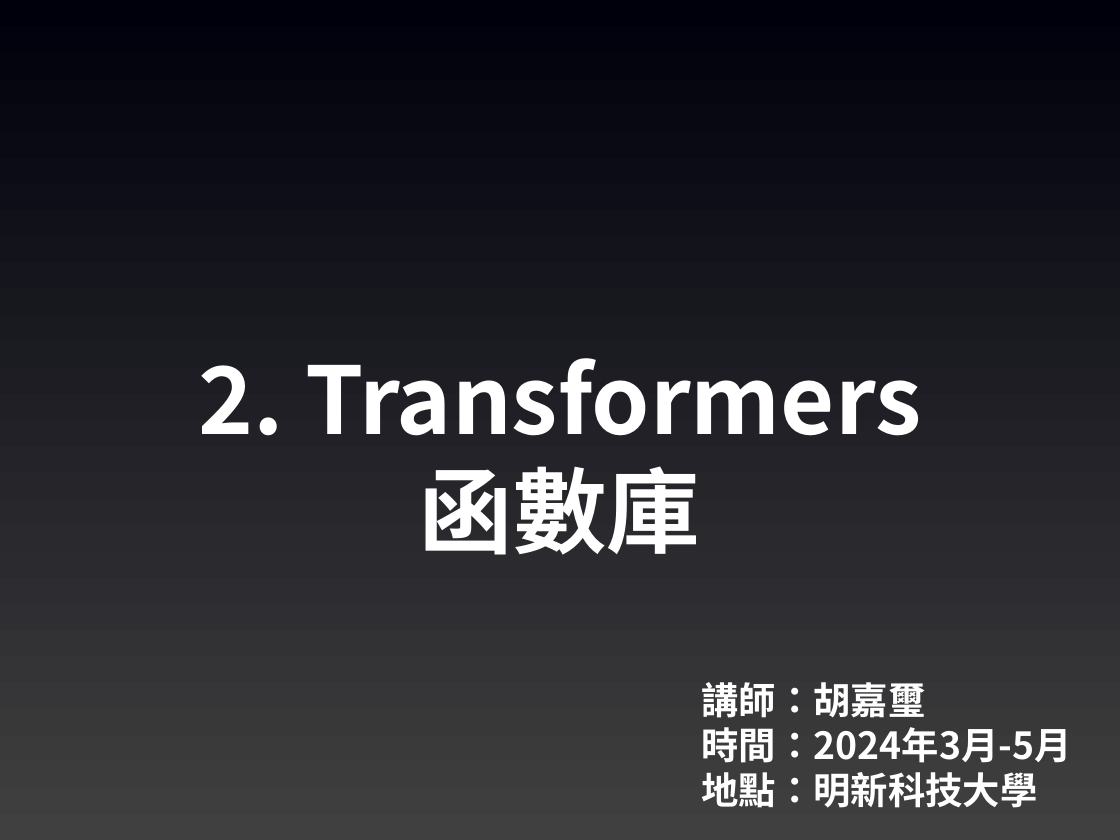
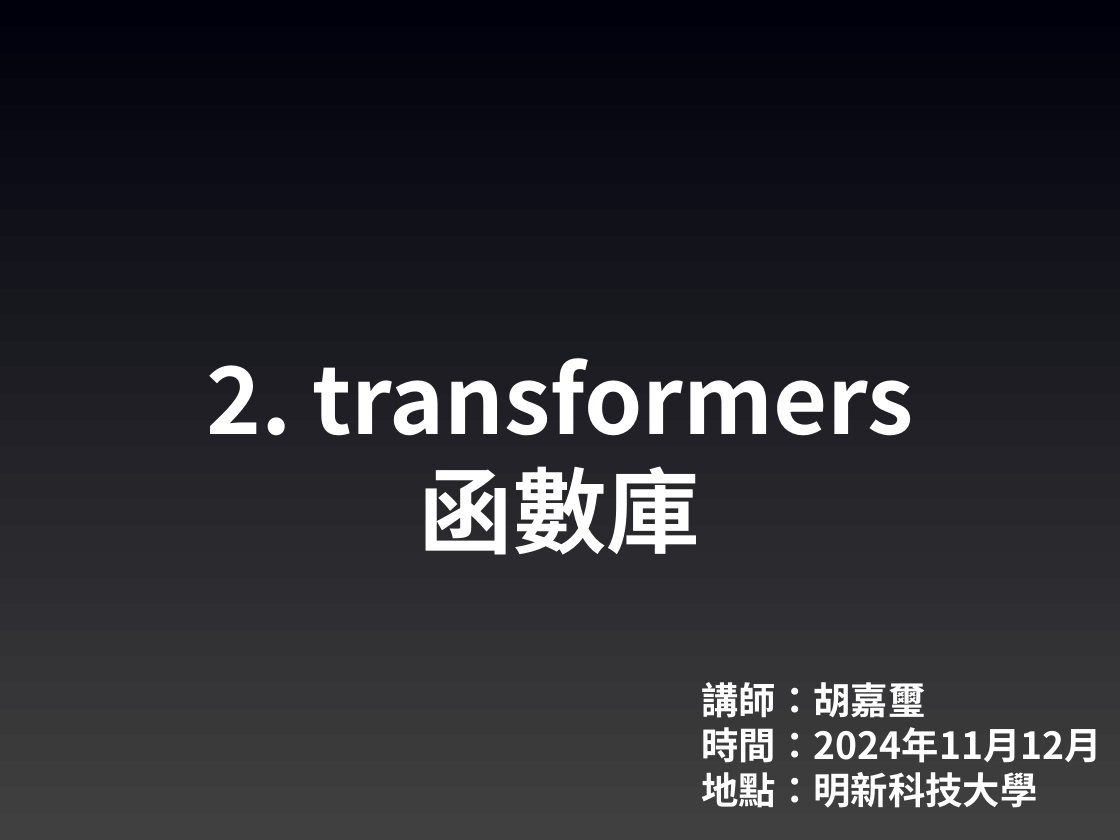
Before and after one commit to joshhu/mustllm20242nd, a slide deck: slide 1 of Slides/Week03/02：Transformers函數庫.pptx. Drawn at 1120x840 pixels with LibreOffice and Linux fonts; fonts in the diff are those of the drawing. Boxes give left, top, right and bottom in pixels: in the first picture for what was removed or moved away, otherwise in the second. Text is boxed around its words. In the diff, an @@ line names an element or a change of style, - is before the commit and + after.

```diff
--- a/Slides/Week03/02：Transformers函數庫.pptx
+++ b/Slides/Week03/02：Transformers函數庫.pptx
@@ text at (206,358,914,436): text changed @@
-2. Transformers
+2. transformers
@@ text at (702,727,1102,763): text changed @@
-時間：2024年3月-5月
+時間：2024年11月12月
```
Also in this commit, not shown: 4 other slides changed, 13 slides added, 7 other files.
